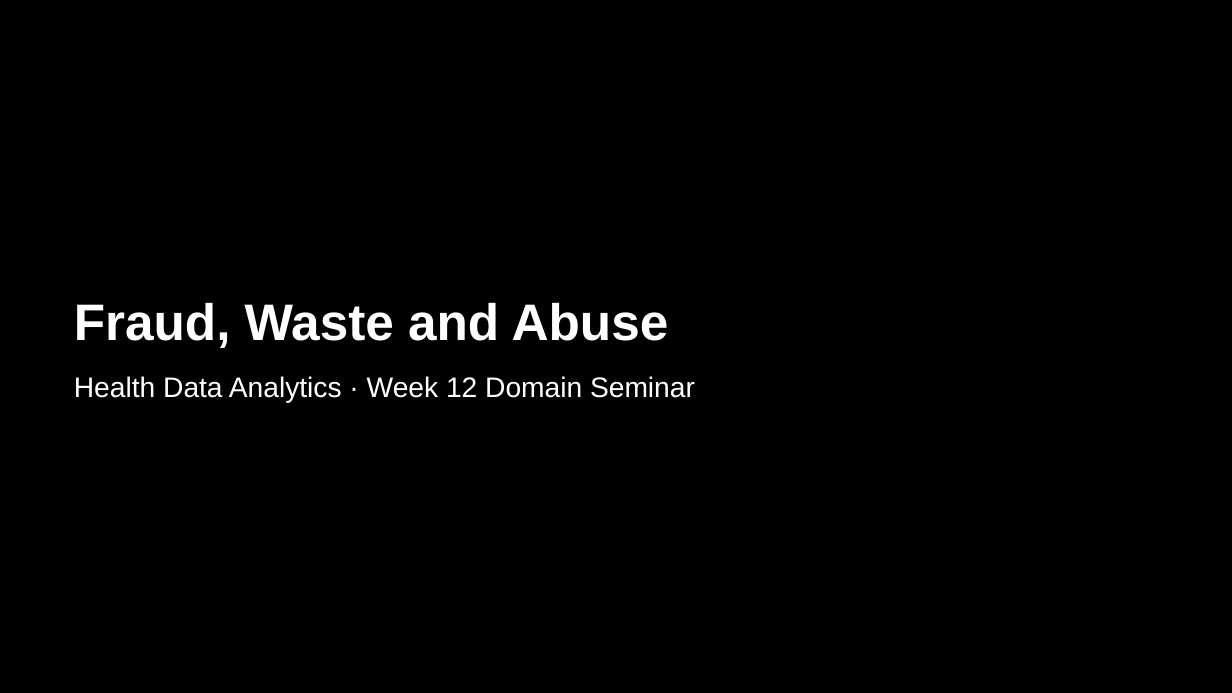
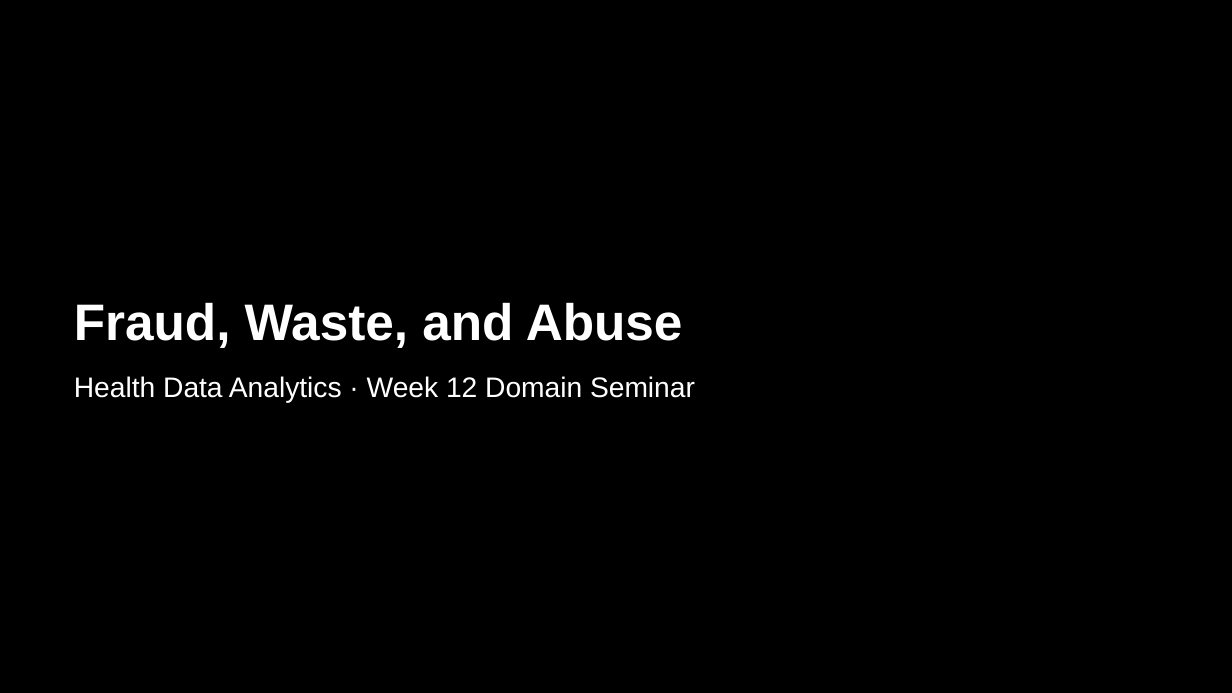
Before and after one commit to andrewcistola/Advanced-Data-Analytics-for-Health-Professionals, a slide deck: slide 1 of domain-seminars/week12_fraud_waste_abuse.pptx. Drawn at 1232x693 pixels with LibreOffice and Linux fonts; fonts in the diff are those of the drawing. Boxes give left, top, right and bottom in pixels: in the first picture for what was removed or moved away, otherwise in the second. Text is boxed around its words. In the diff, an @@ line names an element or a change of style, - is before the commit and + after.

```diff
--- a/domain-seminars/week12_fraud_waste_abuse.pptx
+++ b/domain-seminars/week12_fraud_waste_abuse.pptx
@@ title at [74,302,683,348]: text changed @@
-Fraud, Waste and Abuse
+Fraud, Waste, and Abuse
```
Also in this commit, not shown: 21 other files.
